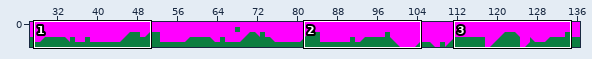
Tiled map -- assets/level2.tmx. The first picture is a wide view before the edit; the outline marks the close-up.
Close-up. The starting point:
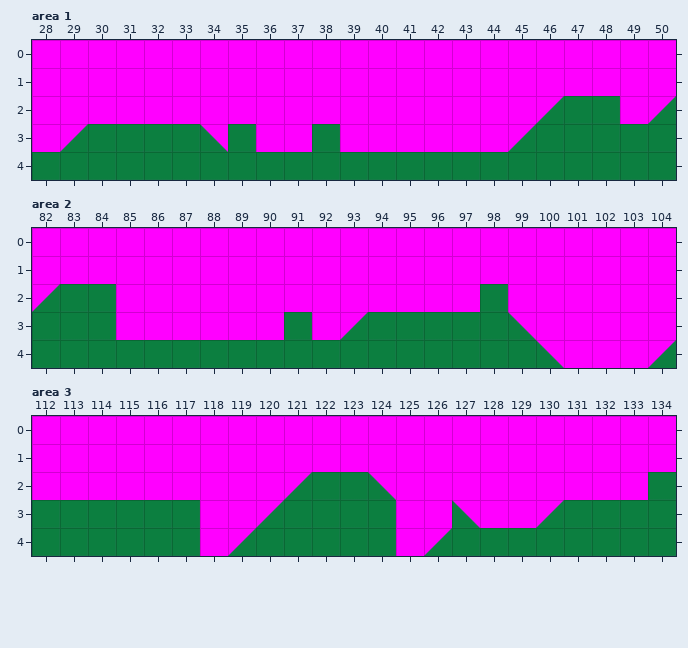
Cells are 64x64 px. Shown: area 1 x 28..50, y 0..4; area 2 x 82..104, y 0..4; area 3 x 112..134, y 0..4.
After the commit:
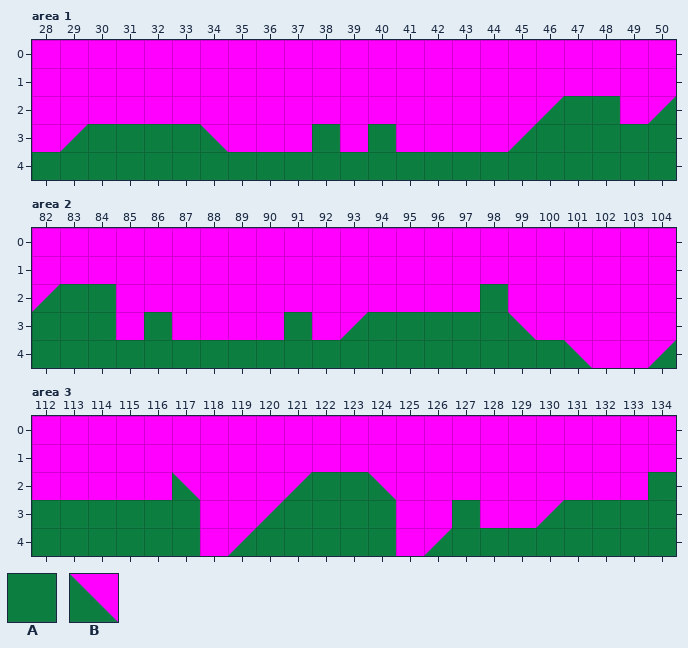
Key: from "sprites": A 0, B 1.
_ is an empty cell.
Tiles of an added or newly shown layer are drawn over the layers below it.
Edits made:
Layer "Enemies", area 1:
Tile A is gone in row 3 at x 35.
Layer "GoodBoys" (now shown), area 1:
The author put tile A in row 3 at x 40.
Layer "Floor", area 2:
Tile B becomes tile A in row 4 at x 100.
The author put tile B in row 4 at x 101.
Layer "GoodBoys" (now shown), area 2:
The author put tile A in row 3 at x 86.
Layer "Enemies", area 3:
The author put tile B in row 2 at x 117.
Tile B is gone in row 3 at x 127.
Layer "GoodBoys" (now shown), area 3:
The author put tile A in row 3 at x 127.
Where, in picture pixels (left, top, right, bottom), the same in both close-ups:
removed: (228, 124, 256, 152)
added: (368, 124, 396, 152)
added: (144, 312, 172, 340)
changed: (536, 340, 592, 368)
added: (172, 472, 200, 500)
changed: (452, 500, 480, 528)
